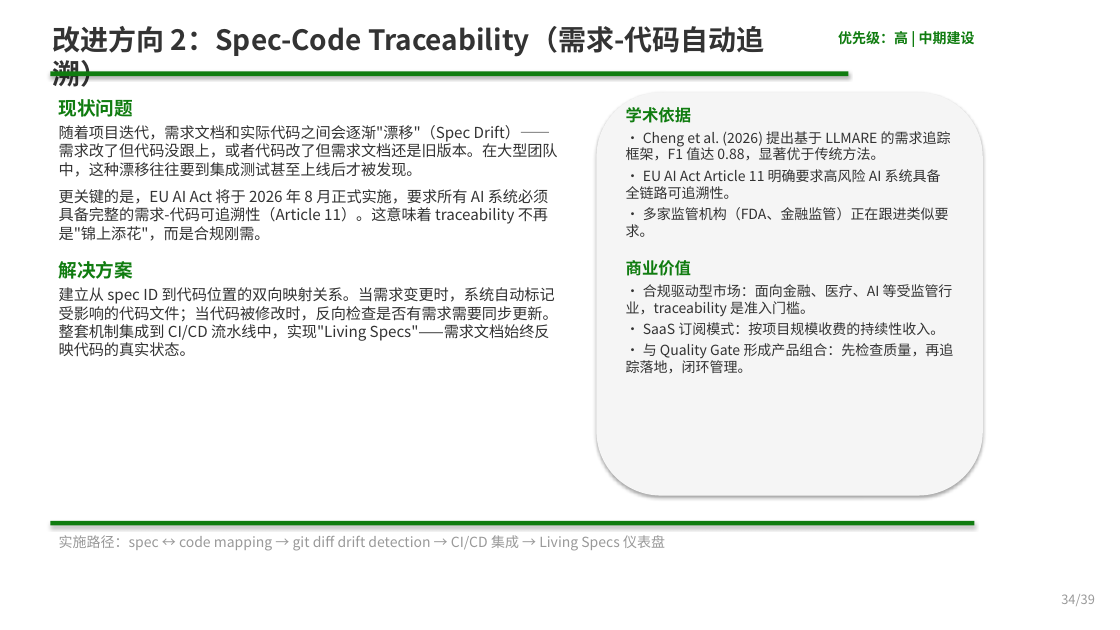
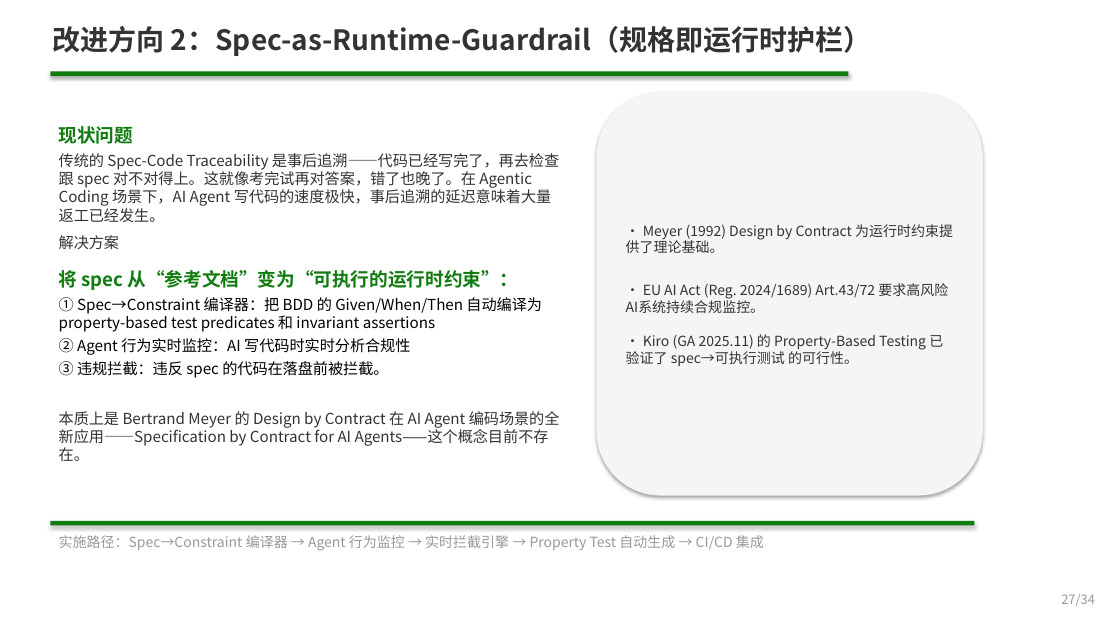
Before and after one commit to ZhifeiDou/OpenSpec_Modify, a slide deck: slide 33 of OpenSpec_技术研究汇报.pptx (slide 30 before the commit). Drawn at 1120x630 pixels with LibreOffice and Linux fonts; fonts in the diff are those of the drawing. Boxes give left, top, right and bottom in pixels: in the first picture for what was removed or moved away, otherwise in the second. Text is boxed around its words. In the diff, an @@ line names an element or a change of style, - is before the commit and + after.

```diff
--- a/OpenSpec_技术研究汇报.pptx
+++ b/OpenSpec_技术研究汇报.pptx
@@ text at [53,26,871,56]: text changed @@
-改进方向 2：Spec-Code Traceability（需求-代码自动追溯）
+改进方向 2：Spec-as-Runtime-Guardrail（规格即运行时护栏）
@@ text removed at [838,31,975,45] @@
-优先级：高 | 中期建设
@@ text "现状问题": place and size @@
-text "现状问题" at [59,99,558,356]
+text "现状问题" at [59,126,560,461]
@@ text "现状问题" at [59,126,560,461]: vertical alignment top to middle @@
@@ text at [59,153,559,222]: text changed @@
-随着项目迭代，需求文档和实际代码之间会逐渐"漂移"（Spec Drift）——需求改了但代码没跟上，或者代码改了但需求文档还是旧版本。在大型团队中，这种漂移往往要到集成测试甚至上线后才被发现。
-更关键的是，EU AI Act 将于 2026 年 8 月正式实施，要求所有 AI 系统必须具备完整的需求-代码可追溯性（Article 11）。这意味着 traceability 不再是"锦上添花"，而是合规刚需。
+传统的 Spec-Code Traceability 是事后追溯——代码已经写完了，再去检查跟 spec 对不对得上。这就像考完试再对答案，错了也晚了。在 Agentic Coding 场景下，AI Agent 写代码的速度极快，事后追溯的延迟意味着大量返工已经发生。
@@ text at [59,235,120,249]: size 16 to 13 pt, text colour #107C10 to #333333, bold off in "解决方案"; more space between paragraphs @@
@@ text "• Meyer (1992) Design by ..." at [626,224,953,366]: vertical alignment top to middle @@
@@ text at [626,224,953,366]: text changed @@
-学术依据
-• Cheng et al. (2026) 提出基于 LLMARE 的需求追踪框架，F1 值达 0.88，显著优于传统方法。
-• EU AI Act Article 11 明确要求高风险 AI 系统具备全链路可追溯性。
-• 多家监管机构（FDA、金融监管）正在跟进类似要求。
-商业价值
-• 合规驱动型市场：面向金融、医疗、AI 等受监管行业，traceability 是准入门槛。
-• SaaS 订阅模式：按项目规模收费的持续性收入。
-• 与 Quality Gate 形成产品组合：先检查质量，再追踪落地，闭环管理。
+• Meyer (1992) Design by Contract 为运行时约束提供了理论基础。
+• EU AI Act (Reg. 2024/1689) Art.43/72 要求高风险AI系统持续合规监控。
+• Kiro (GA 2025.11) 的 Property-Based Testing 已验证了 spec→可执行测试 的可行性。
@@ text at [59,270,560,461]: text changed; text colour #333333 to #000000 @@
-建立从 spec ID 到代码位置的双向映射关系。当需求变更时，系统自动标记受影响的代码文件；当代码被修改时，反向检查是否有需求需要同步更新。整套机制集成到 CI/CD 流水线中，实现"Living Specs"——需求文档始终反映代码的真实状态。
+将 spec 从“参考文档”变为“可执行的运行时约束”：
+① Spec→Constraint 编译器：把 BDD 的 Given/When/Then 自动编译为 property-based test predicates 和 invariant assertions
+② Agent 行为实时监控：AI 写代码时实时分析合规性
+③ 违规拦截：违反 spec 的代码在落盘前被拦截。
+本质上是 Bertrand Meyer 的 Design by Contract 在 AI Agent 编码场景的全新应用——Specification by Contract for AI Agents——这个概念目前不存在。
@@ text at [59,535,764,551]: text changed @@
-实施路径：spec ↔ code mapping → git diff drift detection → CI/CD 集成 → Living Specs 仪表盘
+实施路径：Spec→Constraint 编译器 → Agent 行为监控 → 实时拦截引擎 → Property Test 自动生成 → CI/CD 集成
@@ text at [1061,594,1095,606]: text changed @@
-34/39
+27/34
```
Also in this commit, not shown: 23 other slides changed, 13 slides added, 11 slides removed.
